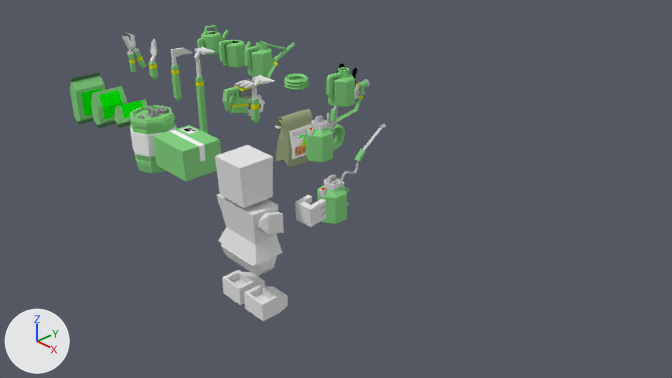
One commit to the Blender file scripts/processors/resources/tools.blend: the scene before it, then after it.
The view is the same before and after, from the file's camera 'Camera'. Arrows for +X, +Y and +Z are at lower left; the lights stay in place.

The first picture shows 'bag1', 'bag2', 'bag3', 'clipper', 'hoe', 'hose', 'hose.001', 'hoseItem', 'package', 'planter', 'player_base_Mesh.042', 'reclaimer', 'sickle', 'sprayer', 'sprayer.001', 'super_fert', 'tank', 'trowel', 'watering can', 'watering can2', 'watering can3', 'watering cat'.
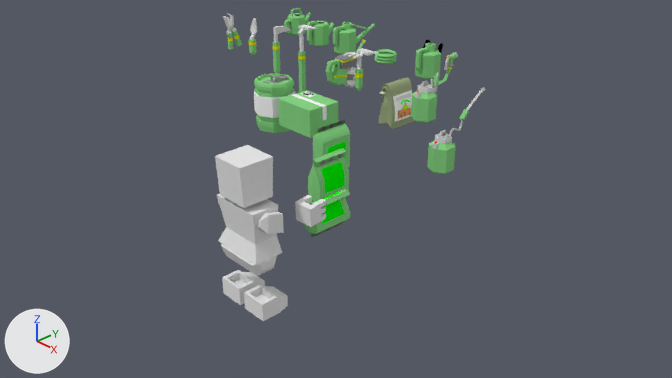
What differs and where, as boxes [x1, y1, x2, y2] in the pictures (672 x 378 px):
'package', moved: before [153, 125, 221, 182]; after [278, 90, 338, 138]
'tank', moved: before [129, 105, 177, 173]; after [254, 73, 295, 133]
'super_fert', moved: before [275, 109, 313, 168]; after [378, 78, 415, 129]
'sprayer', moved: before [317, 123, 386, 225]; after [427, 87, 486, 174]
'sprayer.001', moved: before [306, 106, 338, 163]; after [411, 73, 440, 123]
'watering cat', moved: before [326, 64, 357, 107]; after [415, 40, 443, 79]
'watering can3', moved: before [244, 42, 295, 77]; after [333, 22, 375, 54]
'bagTwoThird', added (green): after [308, 148, 349, 202]
'planter', moved: before [223, 79, 265, 116]; after [326, 53, 356, 87]
'watering can2', moved: before [219, 40, 252, 68]; after [307, 21, 334, 46]
'bag2', deleted (green): before [70, 72, 105, 125]
'hoe', moved: before [194, 47, 215, 134]; after [298, 25, 317, 92]
'bagFull', added (green): after [313, 120, 350, 168]
'bagOneThird', added (green): after [304, 189, 350, 238]
'bag1', deleted (green): before [91, 86, 127, 128]
'watering can', moved: before [197, 25, 229, 55]; after [284, 8, 311, 35]
'reclaimer', moved: before [236, 76, 274, 123]; after [344, 48, 378, 91]
'sickle', moved: before [171, 48, 193, 101]; after [273, 26, 291, 74]
'hose.001', moved: before [330, 79, 370, 150]; after [438, 52, 458, 85]
'clipper', moved: before [122, 32, 146, 72]; after [223, 13, 242, 50]
'hoseItem', moved: before [284, 74, 309, 91]; after [375, 49, 397, 64]
'bag3', deleted (green): before [112, 99, 148, 128]
'trowel', moved: before [148, 39, 158, 79]; after [249, 18, 257, 55]
'hose', moved: before [244, 61, 278, 114]; after [329, 39, 366, 86]

What changed in the scene script:
```text
Change ob_super_fert:
    ob_super_fert.location: (-3.0, 2.0, 0.0) -> (-3.0, 5.0, 0.0)
Change ob_sprayer_001:
    ob_sprayer_001.location: (-2.0, 2.0, 0.0) -> (-2.0, 5.0, 0.0)
Change ob_sprayer:
    ob_sprayer.location: (-1.0, 2.0, 0.0) -> (-1.0, 5.0, 0.0)
Change ob_hose_001:
    ob_hose_001.location: (-3.0, 4.0, 0.0) -> (-3.0, 7.0, 0.0)
Change ob_reclaimer:
    ob_reclaimer.location: (-4.0, 2.0, 0.0) -> (-4.0, 5.0, 0.0)
Change ob_planter:
    ob_planter.location: (-5.0, 2.0, 0.0) -> (-5.0, 5.0, 0.0)
Change ob_package:
    ob_package.location: (-3.56, 0.1, -0.15) -> (-3.56, 3.1, -0.15)
Change ob_sickle:
    ob_sickle.location: (-7.0, 2.0, 0.0) -> (-7.0, 5.0, 0.0)
Change ob_hoe:
    ob_hoe.location: (-6.0, 2.0, 0.0) -> (-6.0, 5.0, 0.0)
Remove ob_bag3:
    ob_bag3 = bpy.data.objects.new('bag3', me_cube_011)
Remove ob_bag1:
    ob_bag1 = bpy.data.objects.new('bag1', me_cube_009)
Remove ob_bag2:
    ob_bag2 = bpy.data.objects.new('bag2', me_cube_008)
Change ob_watering_cat:
    ob_watering_cat.location: (-4.0, 4.0, 0.0) -> (-4.0, 7.0, 0.0)
Change ob_trowel:
    ob_trowel.location: (-8.0, 2.0, 0.0) -> (-8.0, 5.0, 0.0)
Change ob_clipper:
    ob_clipper.location: (-9.0, 2.0, 0.0) -> (-9.0, 5.0, 0.0)
Change ob_hoseitem:
    ob_hoseitem.location: (-5.0, 4.0, 0.0) -> (-5.0, 7.0, 0.0)
Change ob_hose:
    ob_hose.location: (-6.0, 4.0, 0.0) -> (-6.0, 7.0, 0.0)
Change ob_watering_can3:
    ob_watering_can3.location: (-7.0, 4.0, 0.0) -> (-7.0, 7.0, 0.0)
Change ob_watering_can2:
    ob_watering_can2.location: (-8.0, 4.0, 0.0) -> (-8.0, 7.0, 0.0)
Change ob_watering_can:
    ob_watering_can.location: (-9.0, 4.0, 0.0) -> (-9.0, 7.0, 0.0)
Change ob_tank:
    ob_tank.location: (-4.56, 0.0, -0.3) -> (-4.56, 3.0, -0.3)
Add ob_bagfull:
    ob_bagfull = bpy.data.objects.new('bagFull', me_cube_008_1)  # 100 vertices, 66 faces; spans x -0.15..0.15, y -0.385..0.385, z -0.532..0.568; in mat_blank (green #87d383), mat_tex (its picture is missing), mat_black25 (grey #999999); modifiers EDGE_SPLIT
    ob_bagfull.location = (-2.04, 2.35, -0.32)
Add ob_bagtwothird:
    ob_bagtwothird = bpy.data.objects.new('bagTwoThird', me_cube_015)  # 108 vertices, 74 faces; spans x -0.15..0.15, y -0.385..0.385, z -0.402..0.51; in mat_blank (green #87d383), mat_tex (its picture is missing), mat_black25 (grey #999999); modifiers EDGE_SPLIT
    ob_bagtwothird.location = (-1.04, 1.35, -0.25)
Add ob_bagonethird:
    ob_bagonethird = bpy.data.objects.new('bagOneThird', me_cube_016)  # 133 vertices, 99 faces; spans x -0.15..0.15, y -0.385..0.385, z -0.32..0.32; in mat_blank (green #87d383), mat_tex (its picture is missing), mat_black25 (grey #999999); modifiers EDGE_SPLIT
    ob_bagonethird.location = (0.0, 0.36, -0.12)
```
